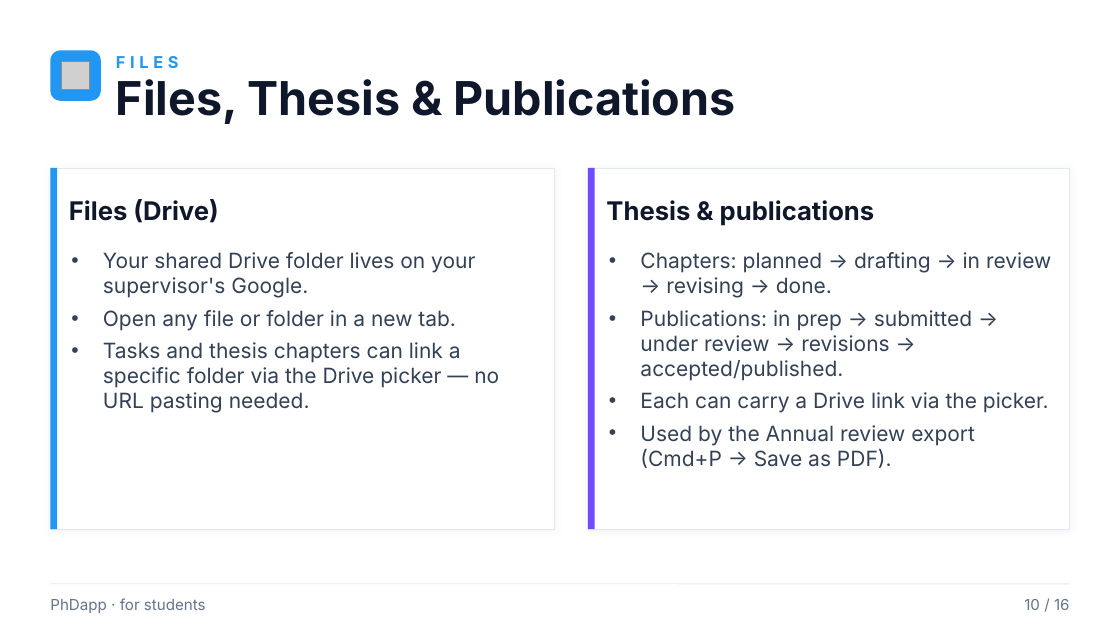
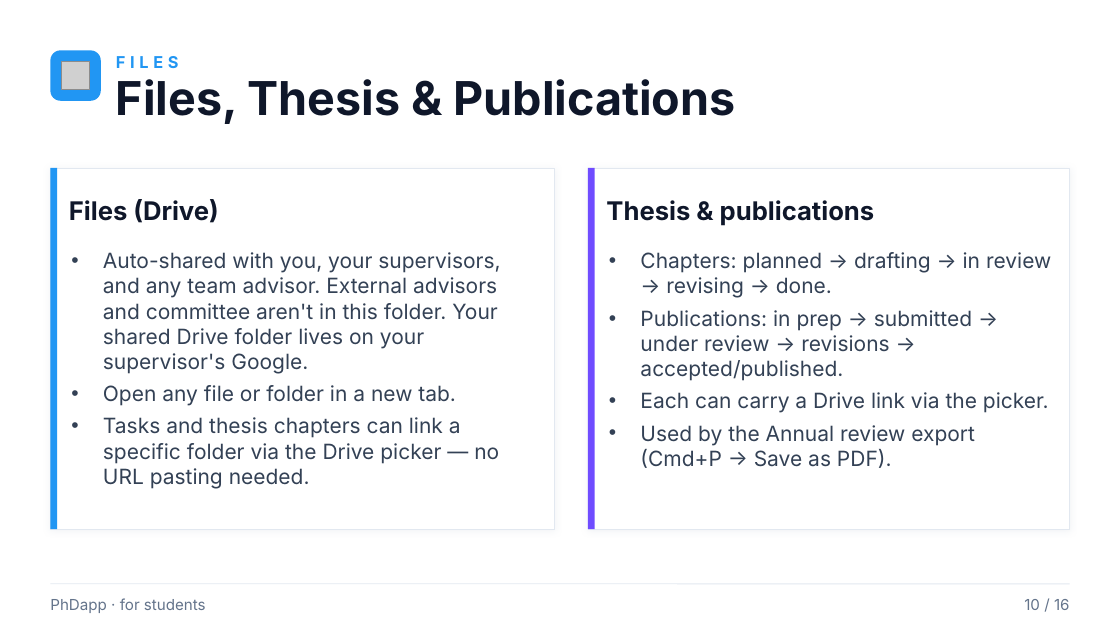
Before and after one commit to rafacastrocsic/phdapp, a slide deck: slide 10 of docs/PhDapp_Student_Overview.pptx. Drawn at 1120x630 pixels with LibreOffice and Linux fonts; fonts in the diff are those of the drawing; grey boxes stand for pictures. Boxes give left, top, right and bottom in pixels: in the first picture for what was removed or moved away, otherwise in the second. Text is boxed around its words. In the diff, an @@ line names an element or a change of style, - is before the commit and + after.

```diff
--- a/docs/PhDapp_Student_Overview.pptx
+++ b/docs/PhDapp_Student_Overview.pptx
@@ text at [103,252,500,374]: text changed @@
-• Your shared Drive folder lives on your supervisor's Google.
+• Auto-shared with you, your supervisors, and any team advisor. External advisors and committee aren't in this folder. Your shared Drive folder lives on your supervisor's Google.
```
Also in this commit, not shown: 6 other files.
